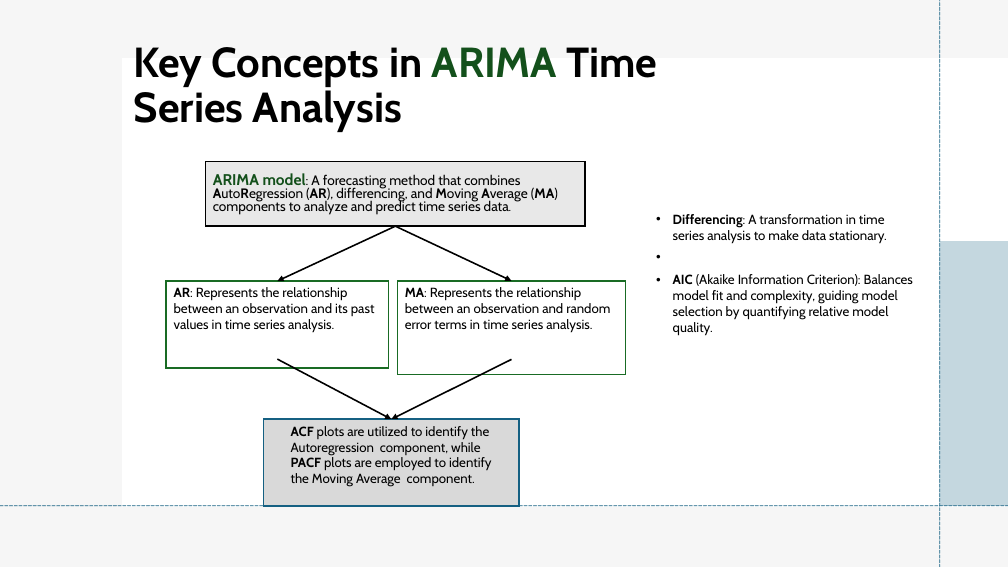
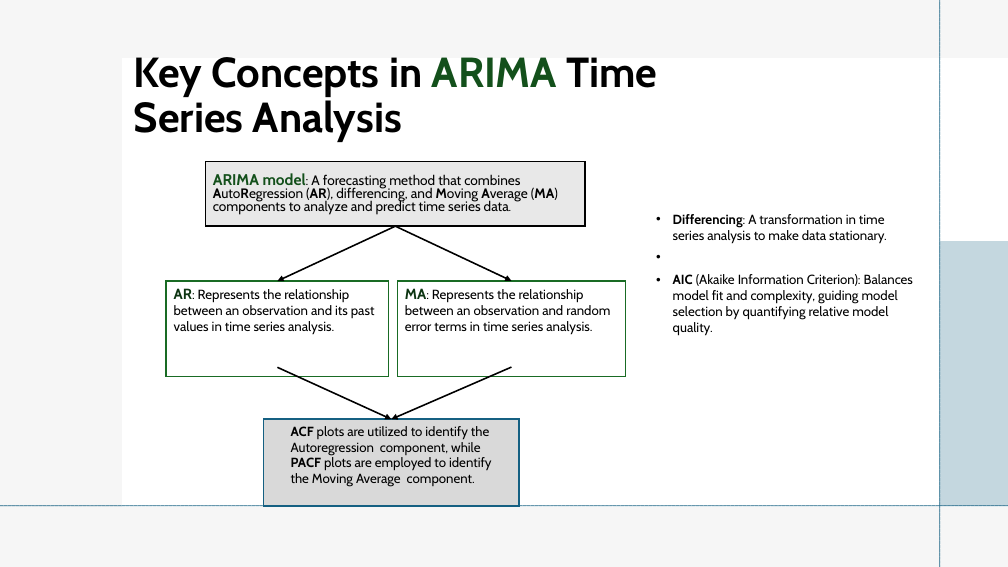
Before and after one commit to raminsdp/Energy_Production_data_repo, a slide deck: slide 3 of ARIMA.odp. Drawn at 1008x567 pixels with LibreOffice and Linux fonts; fonts in the diff are those of the drawing. Boxes give left, top, right and bottom in pixels: in the first picture for what was removed or moved away, otherwise in the second. Text is boxed around its words. In the diff, an @@ line names an element or a change of style, - is before the commit and + after.

```diff
--- a/ARIMA.odp
+++ b/ARIMA.odp
@@ title "Key Concepts in ARIMA Time ...": place and size @@
-title "Key Concepts in ARIMA Time ..." at <box>134,47,658,132</box>
+title "Key Concepts in ARIMA Time ..." at <box>134,57,658,142</box>
@@ rectangle "AR: Represents the relationship between ...": place and size @@
-rectangle "AR: Represents the relationship between ..." at <box>166,281,389,368</box>
+rectangle "AR: Represents the relationship between ..." at <box>166,281,389,377</box>
@@ rectangle "AR: Represents the relationship between ..." at <box>166,281,389,377</box>: size 12.6 to 14 pt, text colour #000000 to #0D3512 in "AR:" @@
@@ rectangle "MA: Represents the relationship between ..." at <box>398,281,626,376</box>: size 12.6 to 14 pt, text colour #000000 to #0D3512 in "MA:" @@
@@ arrow moved from (278, 359) - (392, 420) to (278, 368) - (392, 420) @@
@@ arrow moved from (512, 359) - (392, 420) to (512, 368) - (392, 420) @@
```
Also in this commit, not shown: 4 other slides changed, 1 other file.
